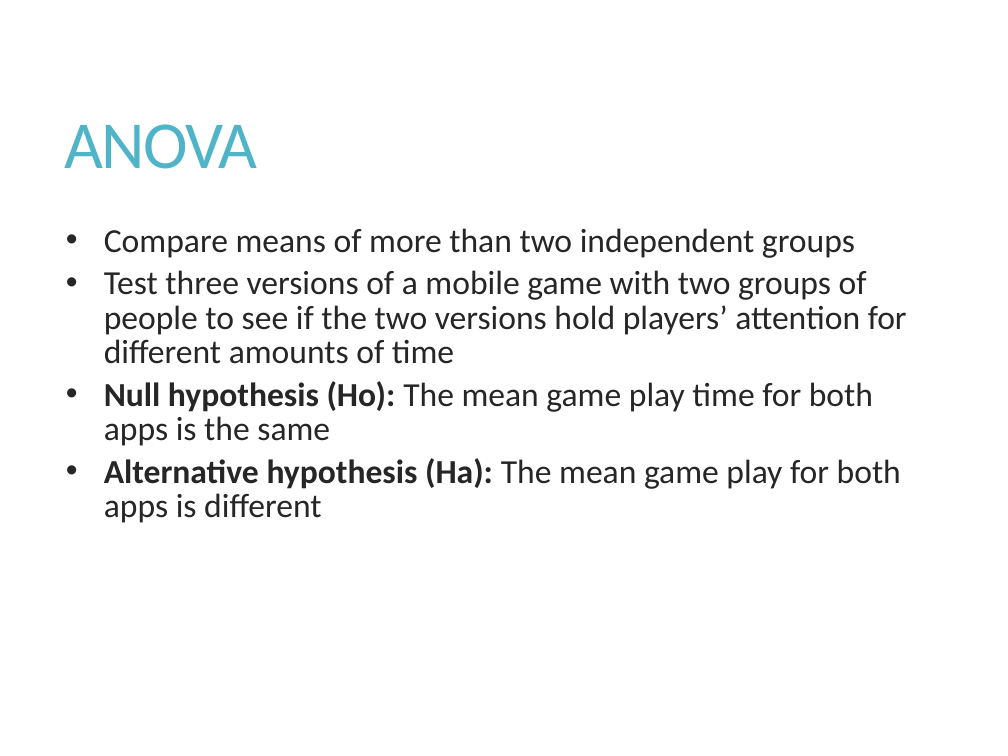
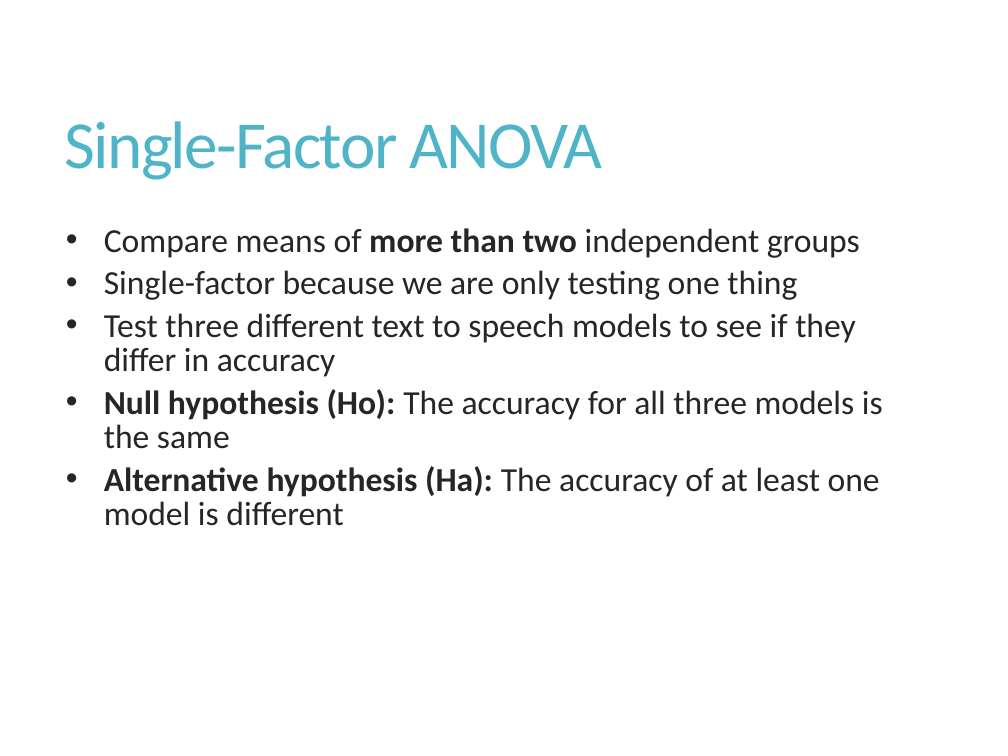
Before and after one commit to Chelsea-Myers/User_Experience_Research_Analytics, a slide deck: slide 10 of UXP_Presentations/UX_Hypothesis_Testing.pptx (slide 9 before the commit). Drawn at 1008x756 pixels with LibreOffice and Linux fonts; fonts in the diff are those of the drawing. Boxes give left, top, right and bottom in pixels: in the first picture for what was removed or moved away, otherwise in the second. Text is boxed around its words. In the diff, an @@ line names an element or a change of style, - is before the commit and + after.

Commit message:
Update PPT presentation

```diff
--- a/UXP_Presentations/UX_Hypothesis_Testing.pptx
+++ b/UXP_Presentations/UX_Hypothesis_Testing.pptx
@@ title at (x1=64, y1=121, x2=602, y2=180): text changed @@
-ANOVA
+Single-Factor ANOVA
@@ text at (x1=104, y1=228, x2=860, y2=258): bold on in "more than two" @@
@@ text at (x1=104, y1=270, x2=883, y2=526): text changed @@
-  • Test three versions of a mobile game with two groups of people to see if the two versions hold players’ attention for different amounts of time
-  • Null hypothesis (Ho): The mean game play time for both apps is the same
-  • Alternative hypothesis (Ha): The mean game play for both apps is different
+  • Single-factor because we are only testing one thing
+  • Test three different text to speech models to see if they differ in accuracy
+  • Null hypothesis (Ho): The accuracy for all three models is the same
+  • Alternative hypothesis (Ha): The accuracy of at least one model is different
```
Also in this commit, not shown: 6 other slides changed, 5 slides added.
